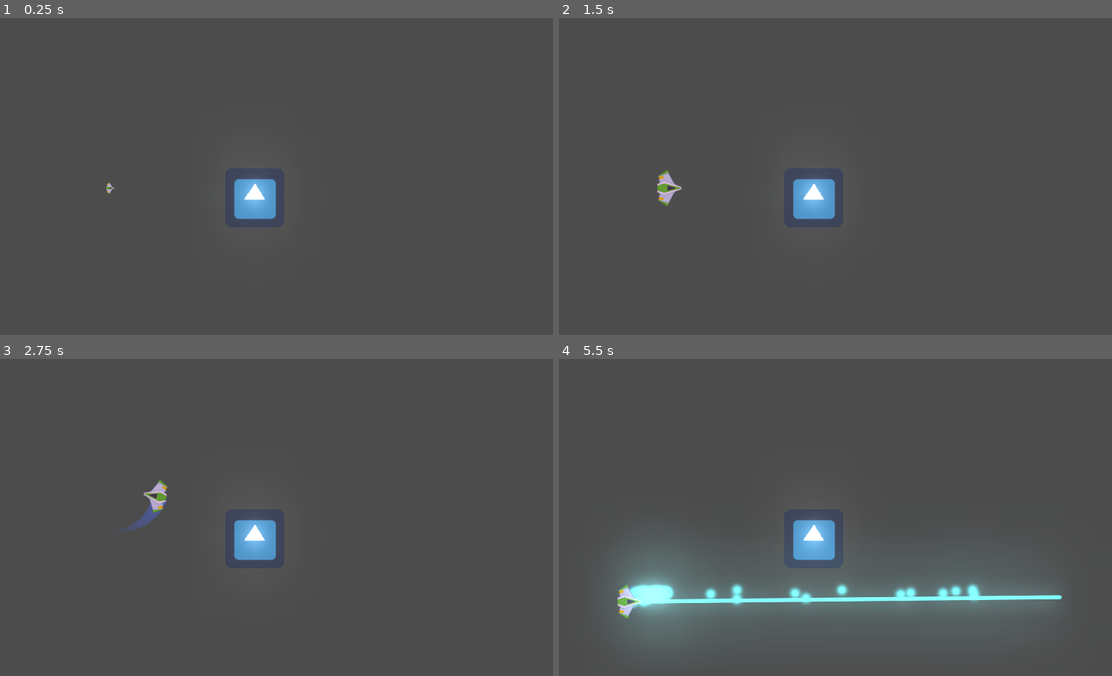
Above: before the commit, frames 1-4 (two rows, left to right).
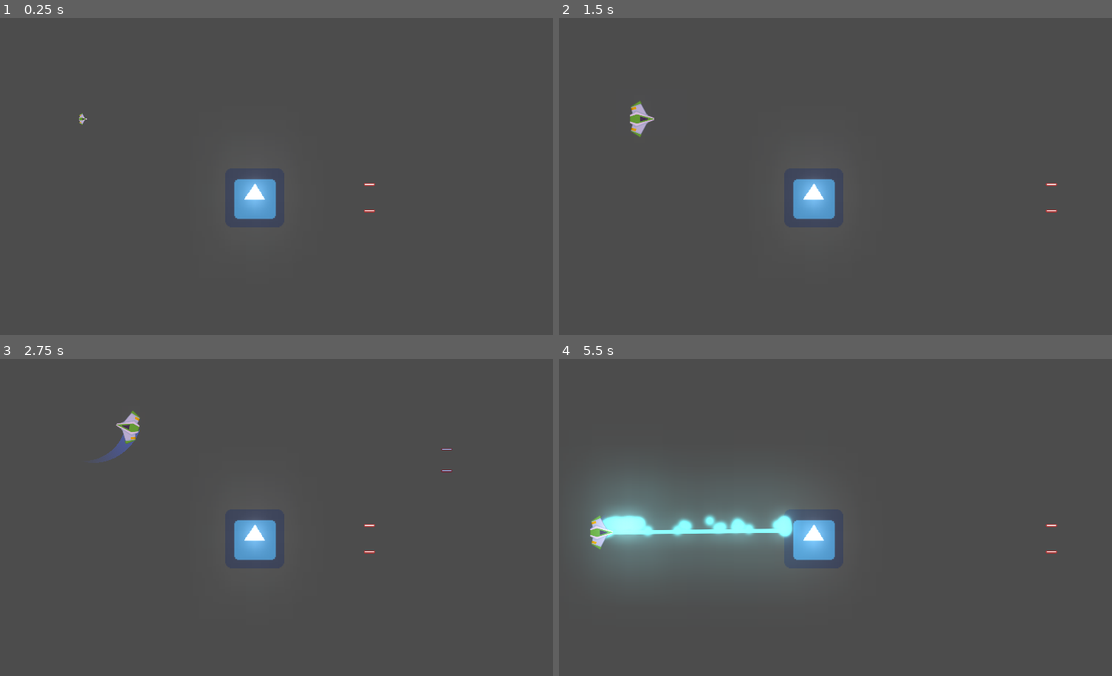
Above: after the commit, the same moments.

Repository: ismael29h/mete0rit0s-juego
Game: Godot game, scene res://Juego/Niveles/NivelTest.tscn
Same seed, same stepped clock (60 frames per second), same inputs: the game is played once before the commit and once after it. The engine's default icon, where the game draws it, is replaced by a stand-in: a white triangle on a blue panel in a dark square.
Inputs:
- Up to frame 1 (0.25 s): no input
- Up to frame 2 (1.5 s): hold W (mover_adelante) 0.53-1.28 s; hold Space (disparo_principal) 0.53-1.28 s; tap Shift (disparo_secundario) at 1.35 s
- Up to frame 3 (2.75 s): tap Enter at 2 s; hold W (mover_adelante) from 2.03 s (still down); hold A (mover_antihorario) from 2.03 s (still down)
- Up to frame 4 (5.5 s): release A (mover_antihorario) at 2.78 s; tap S (mover_atrás) at 2.85 s; release W (mover_adelante) at 3.53 s; hold D (mover_horario) 3.53-4.28 s; tap Space (disparo_principal) at 4.35 s; tap Shift (disparo_secundario) at 5.1 s

The runs differ from the first frame. In frame 1, less than 0.1% of the frame differs, in the area x 14-68%, y 30-62%; in frame 2, 0.6%; in frame 3, 0.9%; in frame 4, 15%, in the area x 5-91%, y 38-89%.

Commit message:
Daño proyectil enemigo

Diff:
--- a/Juego/Naves/Player/Player.gd
+++ b/Juego/Naves/Player/Player.gd
@@ -5,7 +5,7 @@
 export var potencia_motor:int = 20
 export var potencia_rotacion:int = 280
 export var estela_maxima:int = 100
-
+export var vida:float = 15.0
 
 var empuje:Vector2 = Vector2.ZERO
 var dir_rotacion:int = 0
@@ -16,6 +16,7 @@
 onready var estela:Estela = $PuntoEstela/Trail2D
 onready var motor_sfx:Motor = $MotorSFX
 onready var colisionador:CollisionShape2D = $CollisionPlayer
+onready var impacto_sfx:AudioStreamPlayer = $ImpactoSFX
 
 # enumerable
 enum ESTADO {SPAWN, VIVO, INVENCIBLE, MUERTO}
@@ -118,3 +119,10 @@
 
 func destruir() -> void:
 	controlar_estados(ESTADO.MUERTO)
+
+
+func recibir_danio(danio:float) -> void:
+	vida -= danio
+	if vida <= 0:
+		destruir()
+	impacto_sfx.play()
--- a/Juego/Naves/Player/Player.tscn
+++ b/Juego/Naves/Player/Player.tscn
@@ -7,6 +7,7 @@
 [ext_resource path="res://Juego/Proyectiles/LaserBeam2D.tscn" type="PackedScene" id=5]
 [ext_resource path="res://Juego/Sonidos/Audio/PlayerMotor.ogg" type="AudioStream" id=6]
 [ext_resource path="res://Juego/Naves/Player/MotorSFX.gd" type="Script" id=7]
+[ext_resource path="res://Juego/Sonidos/Audio/PlayerImpacto.ogg" type="AudioStream" id=8]
 
 [sub_resource type="PhysicsMaterial" id=2]
 friction = 0.0
@@ -97,6 +98,10 @@
 anims/default = SubResource( 3 )
 anims/spawn = SubResource( 4 )
 
+[node name="ImpactoSFX" type="AudioStreamPlayer" parent="."]
+stream = ExtResource( 8 )
+bus = "SFX"
+
 [connection signal="animation_finished" from="AnimationPlayer" to="." method="_on_AnimationPlayer_animation_finished"]
 
 [editable path="Canion"]
--- a/Juego/Niveles/NivelTest.tscn
+++ b/Juego/Niveles/NivelTest.tscn
@@ -14,7 +14,7 @@
 environment = ExtResource( 3 )
 
 [node name="Player" parent="." instance=ExtResource( 1 )]
-position = Vector2( 481, 554 )
+position = Vector2( 392, 329 )
 
 [node name="EnemigoDummy" parent="." instance=ExtResource( 5 )]
 position = Vector2( 950, 585 )
--- a/Juego/Test/EnemigoDummy.gd
+++ b/Juego/Test/EnemigoDummy.gd
@@ -1,6 +1,10 @@
 extends Node2D
 
 export var vida:float = 10.0
+
+
+func _process(delta:float) -> void:
+	$Canion.set_esta_disparando(true)
 
 
 func _on_Area2D_body_entered(body):
--- a/Juego/Test/EnemigoDummy.tscn
+++ b/Juego/Test/EnemigoDummy.tscn
@@ -1,8 +1,10 @@
-[gd_scene load_steps=5 format=2]
+[gd_scene load_steps=7 format=2]
 
 [ext_resource path="res://icon.png" type="Texture" id=1]
 [ext_resource path="res://Juego/Test/EnemigoDummy.gd" type="Script" id=2]
 [ext_resource path="res://Juego/Test/AreaColision.gd" type="Script" id=3]
+[ext_resource path="res://Juego/Proyectiles/Canion.tscn" type="PackedScene" id=4]
+[ext_resource path="res://Juego/Proyectiles/ProyectilEnemigo.tscn" type="PackedScene" id=5]
 
 [sub_resource type="RectangleShape2D" id=1]
 extents = Vector2( 91.5, 89 )
@@ -23,4 +25,16 @@
 scale = Vector2( 3, 3 )
 texture = ExtResource( 1 )
 
+[node name="Canion" parent="." instance=ExtResource( 4 )]
+proyectil = ExtResource( 5 )
+cadencia_disparo = 0.5
+
+[node name="PunteroIzquierdo" parent="Canion" index="0"]
+position = Vector2( 0, -43 )
+
+[node name="PunteroDerecho" parent="Canion" index="1"]
+position = Vector2( 0, 43 )
+
 [connection signal="body_entered" from="Area2D" to="." method="_on_Area2D_body_entered"]
+
+[editable path="Canion"]
Not shown: 1 places in Juego/Naves/Player/Player.tscn that only renumber resources
Not shown, added: Juego/Sonidos/Audio/PlayerImpacto.ogg.import
Not shown, added: Juego/Sonidos/Audio/PlayerImpacto.ogg
